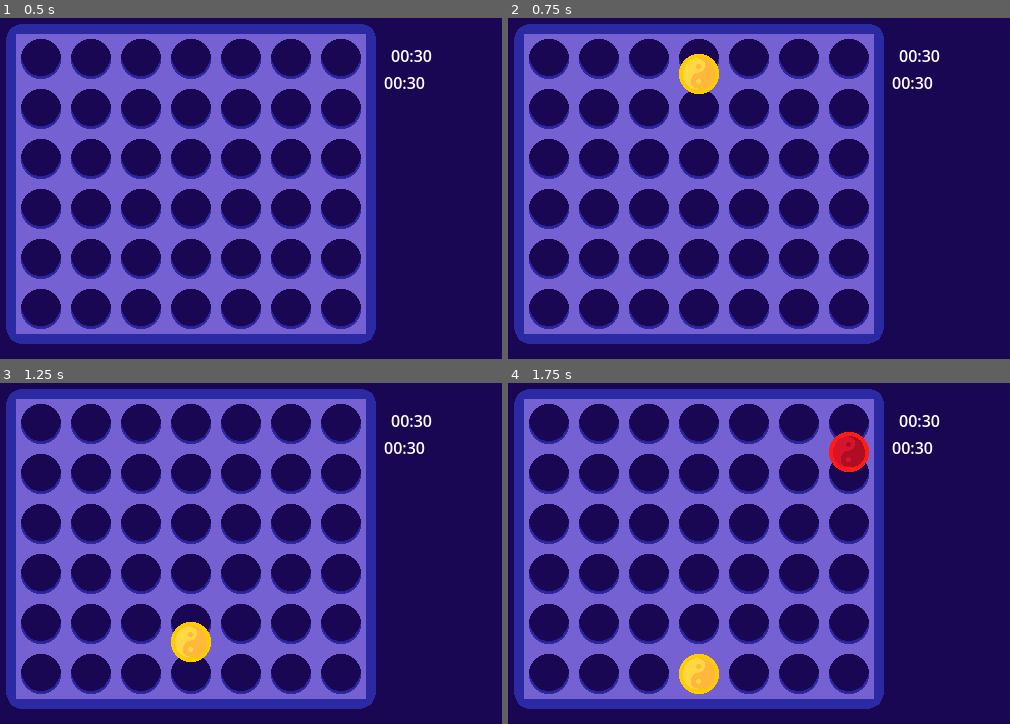
Above: before the commit, frames 1-4 (two rows, left to right).
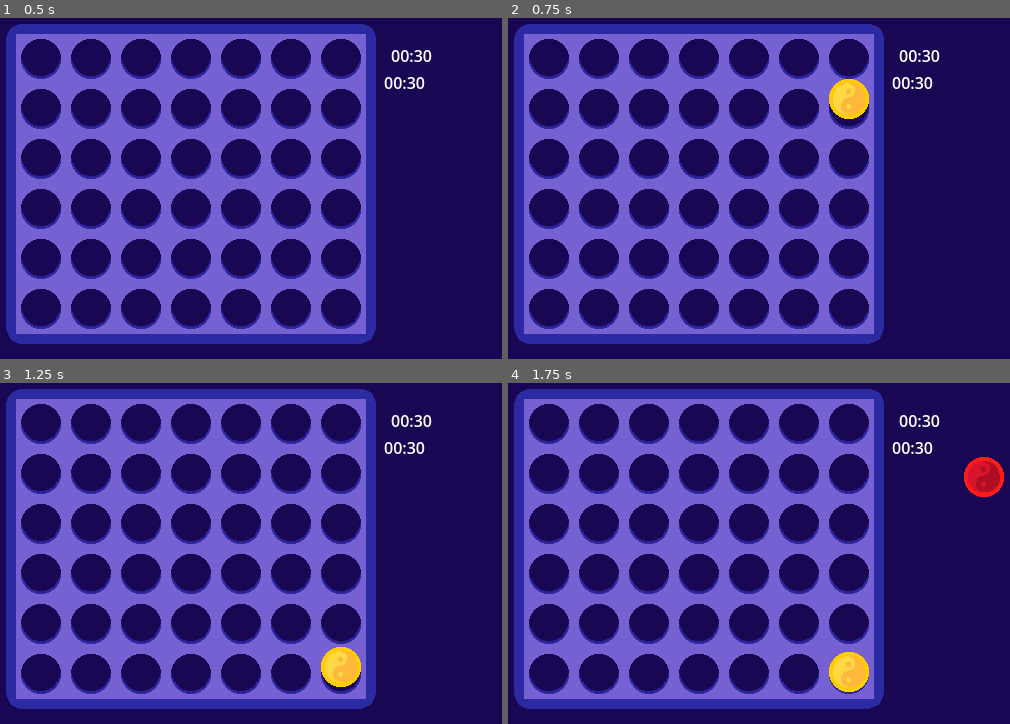
Above: after the commit, the same moments.

Repository: Ouvryyz/P2iGit
Game: Godot game, scene res://Grid/Scenes/Game/GameGrid.tscn
Two runs of this game, one before a commit and one after it. Both use one fixed random seed, a clock stepped at 60 frames per second and the inputs below. This scene is started directly instead of the project's main scene.
Inputs (mouse positions are in pixels of both pictures, inside the frame that each line leads up to):
- Up to frame 1 (0.5 s): no input
- Up to frame 2 (0.75 s): click (698, 185) at 0.5 s
- Up to frame 3 (1.25 s): no input
- Up to frame 4 (1.75 s): move the mouse to (839, 526) at 1.27 s; hold D (move_right) from 1.28 s (still down); hold Shift (Dash) from 1.28 s (still down); click (839, 526) at 1.42 s

Frame 1 is identical in both runs. In frame 2, 1.5% of the frame differs, in the area x 34-72%, y 10-30%; in frame 3, 1.5%; in frame 4, 3.0%, in the area x 34-99%, y 14-92%.
Error in both runs: Invalid assignment of property or key 'wait_time' with value of type 'float' on a base object of type 'null instance'. (res://Grid/Scenes/Game/gamegrid.gd:14)

Commit message:
connection scene

Diff:
--- /dev/null
+++ b/GameController/GameController.tscn
@@ -0,0 +1,8 @@
+[gd_scene load_steps=2 format=3 uid="uid://cw1jpcssby0lg"]
+
+[ext_resource type="Script" path="res://GameController/game_controller.gd" id="1_sc6ct"]
+
+[node name="GameController" type="Node"]
+script = ExtResource("1_sc6ct")
+
+[node name="SceneHolder" type="Node" parent="."]
--- /dev/null
+++ b/GameController/GameState.gd
@@ -0,0 +1,5 @@
+extends Node
+
+var saved_grid: Array = []
+var saved_jetons: Array = []
+var current_player := "yellow"
--- /dev/null
+++ b/GameController/game_controller.gd
@@ -0,0 +1,42 @@
+extends Node
+
+# Chargement des scènes
+const PUISSANCE4_SCENE := preload("res://Grid/Scenes/Logic/Logic.tscn")
+const FIGHTER_SCENE := preload("res://Fighter/Scenes/Game/Game.tscn")
+
+# Ordre des phases : 2 cycles (Puissance4 -> Fighter)
+var phase_order := [PUISSANCE4_SCENE, FIGHTER_SCENE, PUISSANCE4_SCENE, FIGHTER_SCENE]
+var current_phase := 0
+
+# Durée d'une phase (en secondes)
+const PHASE_DURATION := 10.0
+
+@onready var scene_holder := $SceneHolder
+
+func _ready():
+	start_next_phase()
+
+func start_next_phase():
+	if current_phase >= phase_order.size():
+		print("Fin du jeu !")
+		return
+
+	# 🧹 Cacher les jetons avant de supprimer la scène précédente
+	hide_all_jetons()
+
+	# Nettoyage de la scène précédente
+	for child in scene_holder.get_children():
+		child.queue_free()
+
+	# Chargement de la nouvelle scène
+	var scene_instance = phase_order[current_phase].instantiate()
+	scene_holder.add_child(scene_instance)
+
+	current_phase += 1
+
+	await get_tree().create_timer(PHASE_DURATION).timeout
+	start_next_phase()
+
+func hide_all_jetons():
+	for jeton in get_tree().get_nodes_in_group("Jetons"):
+		jeton.visible = false
--- a/Grid/Scenes/Logic/Logic.tscn
+++ b/Grid/Scenes/Logic/Logic.tscn
@@ -1,9 +1,11 @@
-[gd_scene load_steps=5 format=3 uid="uid://d0bw0krvephcd"]
+[gd_scene load_steps=7 format=3 uid="uid://d0bw0krvephcd"]
 
 [ext_resource type="Script" path="res://Grid/Scenes/Logic/logic.gd" id="1_2tlqv"]
 [ext_resource type="Texture2D" uid="uid://cgaharimrb3ls" path="res://Grid/Sprites/Fond.webp" id="2_gdgvm"]
 [ext_resource type="PackedScene" uid="uid://dnuke6tg3cgnv" path="res://Grid/Scenes/Grid/Grid.tscn" id="2_jxdwt"]
 [ext_resource type="PackedScene" uid="uid://b2c2mja0nco7k" path="res://Grid/Scenes/SpawnCoin/SpawnCoin.tscn" id="3_y377b"]
+[ext_resource type="PackedScene" uid="uid://bp7n8i7fmeact" path="res://Grid/Scenes/YellowCoin/YellowCoin.tscn" id="5_rd43o"]
+[ext_resource type="PackedScene" uid="uid://brlpsvudnkbib" path="res://Grid/Scenes/Redcoin/RedCoin.tscn" id="6_xfhbl"]
 
 [node name="Logic" type="Node2D"]
 texture_filter = 1
@@ -239,3 +241,9 @@
 offset_top = 47.0
 offset_right = 427.0
 offset_bottom = 70.0
+
+[node name="YellowCoin" parent="." instance=ExtResource("5_rd43o")]
+position = Vector2(1585, 236)
+
+[node name="RedCoin" parent="." instance=ExtResource("6_xfhbl")]
+position = Vector2(1537, 242)
--- a/Grid/Scenes/Logic/logic.gd
+++ b/Grid/Scenes/Logic/logic.gd
@@ -17,8 +17,8 @@
 
 func _ready():
 	initialize_grid()
+
 	connect_buttons()
-
 
 	player1_timer.wait_time = 1.0
 	player1_timer.timeout.connect(_on_timer_timeout.bind("yellow"))
@@ -26,9 +26,11 @@
 	player2_timer.wait_time = 1.0
 	player2_timer.timeout.connect(_on_timer_timeout.bind("red"))
 
-
 	player1_timer.start()
 	_update_display()
+
+	for jeton in get_tree().get_nodes_in_group("Jetons"):
+		jeton.visible = true
 
 func initialize_grid():
 	grid = []
@@ -52,10 +54,10 @@
 			if cell_marker:
 				var spawn_pos = spawn_marker.global_position
 				if current_player == "yellow":
-					spawn_coin.yellowspawn(spawn_pos)
+					spawn_coin.yellowspawn(spawn_pos, self)
 					grid[row][column] = "yellow"
 				else:
-					spawn_coin.redspawn(spawn_pos)
+					spawn_coin.redspawn(spawn_pos, self)
 					grid[row][column] = "red"
 
 				if check_win(row, column):
--- a/Grid/Scenes/SpawnCoin/spawn_coin.gd
+++ b/Grid/Scenes/SpawnCoin/spawn_coin.gd
@@ -4,12 +4,14 @@
 var Redcoin_scene = preload("res://Grid/Scenes/RedCoin/RedCoin.tscn")
 
 
-func yellowspawn(spawn_pos: Vector2):
+func yellowspawn(spawn_pos: Vector2, parent: Node):
 	var coin_instance = Yellowcoin_scene.instantiate()
 	coin_instance.global_position = spawn_pos
-	get_tree().current_scene.add_child(coin_instance)
+	parent.add_child(coin_instance)
+	coin_instance.add_to_group("Jetons")
 
-func redspawn(spawn_pos: Vector2):
+func redspawn(spawn_pos: Vector2, parent: Node):
 	var coin_instance = Redcoin_scene.instantiate()
 	coin_instance.global_position = spawn_pos
-	get_tree().current_scene.add_child(coin_instance)
+	parent.add_child(coin_instance)
+	coin_instance.add_to_group("Jetons")
